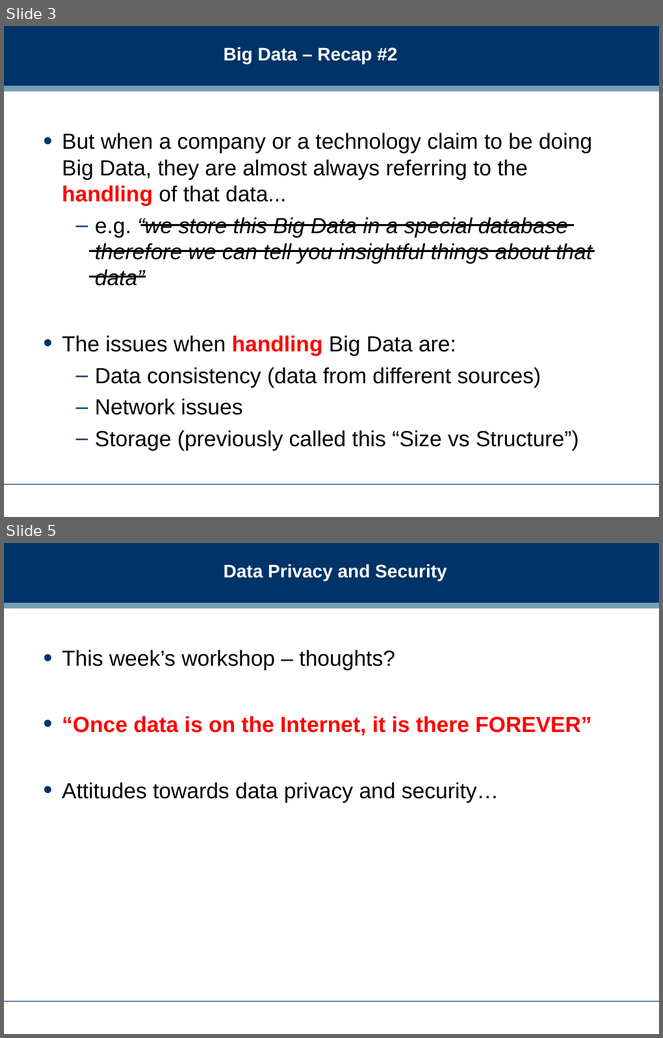
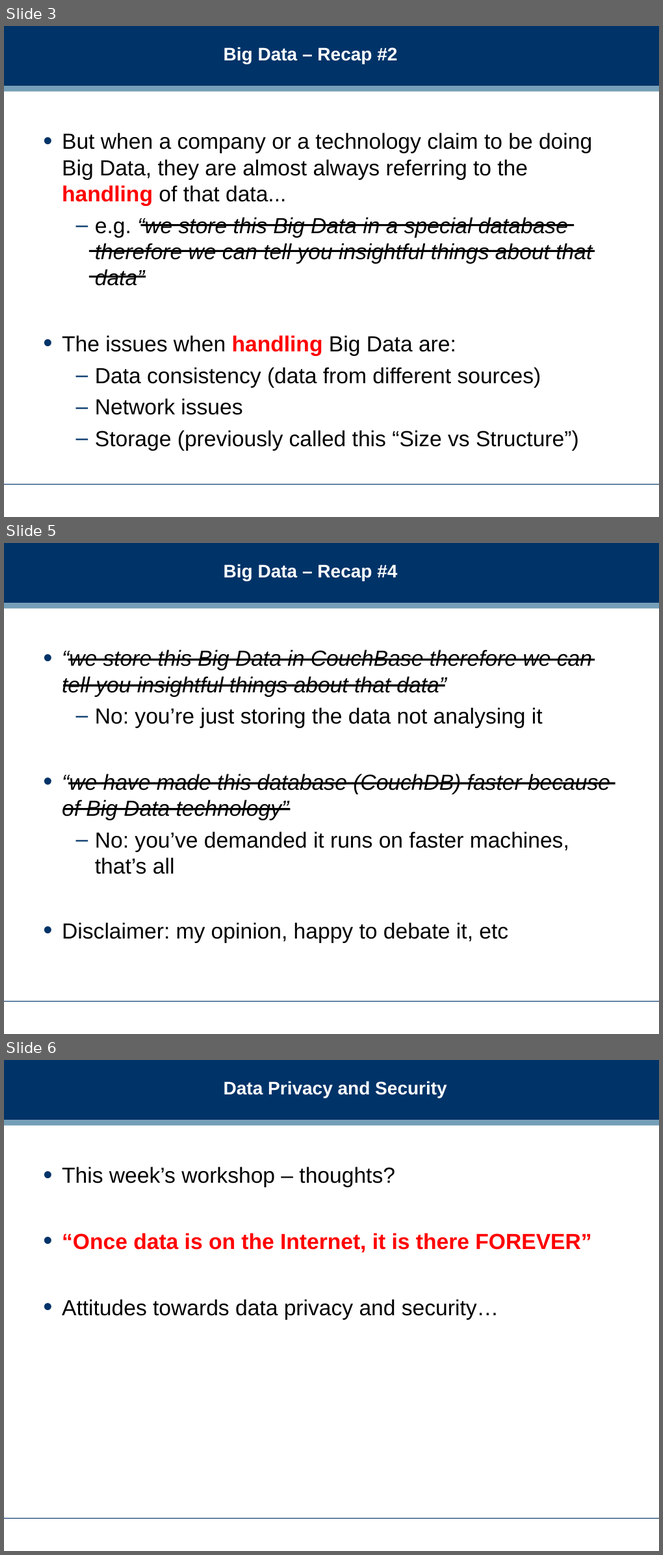
Before and after one commit to dreamind/ix, a slide deck: lectures/informatics-society/security.ppt. Shown one above the other, each under a label of ours: slides 3 and 5 before the commit, slides 3, 5 and 6 after it; the slides between them are not shown. The pictures are 663x1038 and 663x1555 pixels, drawn with LibreOffice and Linux fonts; fonts in the diff are those of the drawing; background and template pictures are left out. Boxes give left, top, right and bottom in pixels: in the first picture for what was removed or moved away, otherwise in the second. Text is boxed around its words. In the diff, an @@ line names an element or a change of style, - is before the commit and + after.

```diff
--- a/lectures/informatics-society/security.ppt
+++ b/lectures/informatics-society/security.ppt
@@ slide 5 added at (4, 543, 659, 1034), background #FFFFFF; not listed: 3 template elements that a slide beside it also shows @@
@@ title added at (224, 564, 397, 581), 20 pt, text #FFFFFF, bold @@
+Big Data – Recap #4
@@ text added at (62, 650, 610, 943), 24 pt, text #000000, italic @@
+• “we store this Big Data in CouchBase therefore we can tell you insightful things about that data”
+  – No: you’re just storing the data not analysing it
+• “we have made this database (CouchDB) faster because of Big Data technology”
+  – No: you’ve demanded it runs on faster machines, that’s all
+• Disclaimer: my opinion, happy to debate it, etc
@@ line added from (68, 659) to (595, 659), #000000 2.24 pt @@
@@ line added from (63, 686) to (445, 686), #000000 2.24 pt @@
@@ line added from (68, 783) to (615, 783), #000000 2.24 pt @@
@@ line added from (63, 809) to (290, 809), #000000 2.24 pt @@
@@ what was slide 5 is now slide 6 @@
```
Also in this commit, not shown: 2 slides changed.
